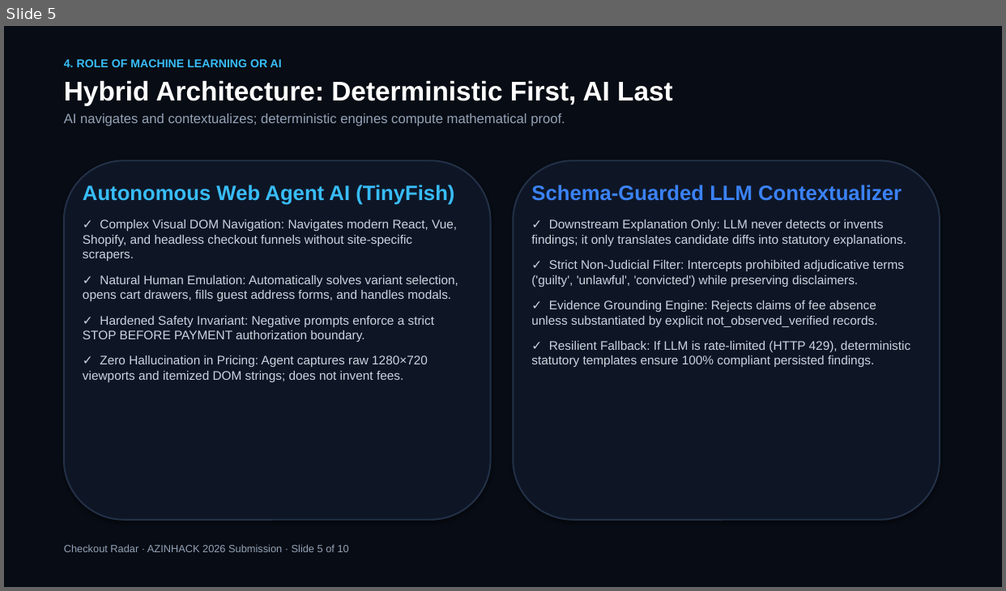
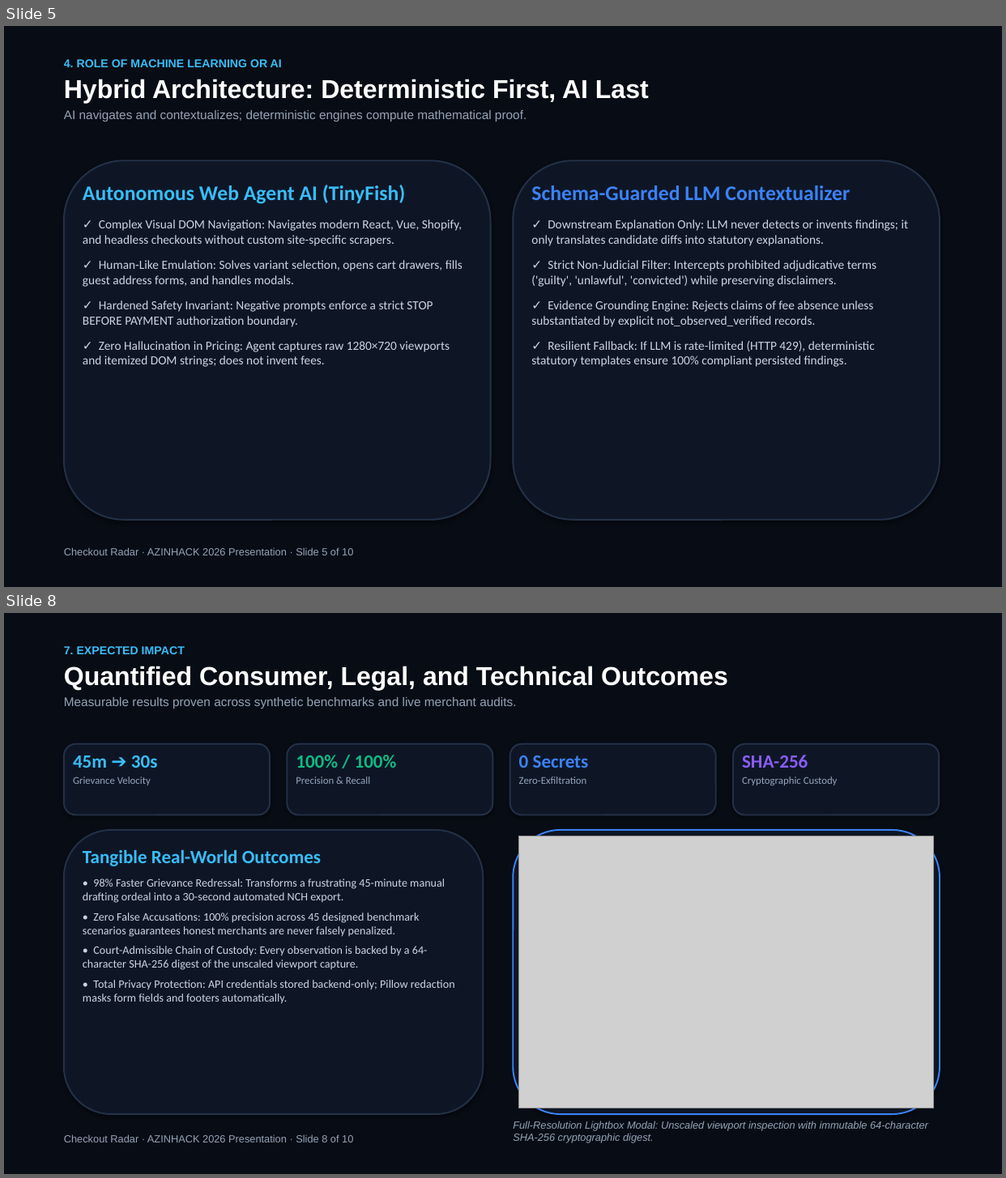
Before and after one commit to patchyevolve/CheckOutRadar, a slide deck: docs/pitch/Checkout_Radar_AZINHACK_2026.pptx. Shown one above the other, each under a label of ours: slide 5 before the commit, slides 5 and 8 after it; the slides between them are not shown. The pictures are 1006x591 and 1006x1178 pixels, drawn with LibreOffice and Linux fonts; fonts in the diff are those of the drawing; grey boxes stand for pictures. Boxes give left, top, right and bottom in pixels: in the first picture for what was removed or moved away, otherwise in the second. Text is boxed around its words. In the diff, an @@ line names an element or a change of style, - is before the commit and + after.

Commit message:
docs(pitch): upgrade pitch presentation with rich visual layout, embedded UI screenshots, and presentation runbook

```diff
--- a/docs/pitch/Checkout_Radar_AZINHACK_2026.pptx
+++ b/docs/pitch/Checkout_Radar_AZINHACK_2026.pptx
@@ slide 8 added at (4, 613, 1002, 1174), background #FFFFFF @@
@@ rectangle added at (4, 613, 1002, 1174), fill #080C14 @@
@@ text added at (64, 646, 728, 709), 12 pt, text #94A3B8 @@
+7. EXPECTED IMPACT
+Quantified Consumer, Legal, and Technical Outcomes
+Measurable results proven across synthetic benchmarks and live merchant audits.
@@ rounded rectangle added at (64, 744, 270, 815), fill #0E1626, outline #233148 1.5 pt @@
@@ text added at (73, 756, 158, 786), 10 pt, text #94A3B8 @@
+45m ➔ 30s
+Grievance Velocity
@@ rounded rectangle added at (287, 744, 493, 815), fill #0E1626, outline #233148 1.5 pt @@
@@ text added at (296, 755, 397, 784), 10 pt, text #94A3B8 @@
+100% / 100%
+Precision & Recall
@@ rounded rectangle added at (510, 744, 716, 815), fill #0E1626, outline #233148 1.5 pt @@
@@ text added at (519, 756, 589, 784), 10 pt, text #94A3B8 @@
+0 Secrets
+Zero-Exfiltration
@@ rounded rectangle added at (733, 744, 939, 815), fill #0E1626, outline #233148 1.5 pt @@
@@ text added at (742, 755, 837, 786), 10 pt, text #94A3B8 @@
+SHA-256
+Cryptographic Custody
@@ rounded rectangle added at (64, 830, 484, 1114), fill #0E1626, outline #233148 1.5 pt @@
@@ rounded rectangle added at (513, 830, 940, 1114), fill #0E1626, outline #3B82F6 1.5 pt @@
@@ text added at (83, 850, 455, 1004), 11 pt, text #CBD5E1 @@
+Tangible Real-World Outcomes
+• 98% Faster Grievance Redressal: Transforms a frustrating 45-minute manual drafting ordeal into a 30-second automated NCH export.
+• Zero False Accusations: 100% precision across 45 designed benchmark scenarios guarantees honest merchants are never falsely penalized.
+• Court-Admissible Chain of Custody: Every observation is backed by a 64-character SHA-256 digest of the unscaled viewport capture.
+• Total Privacy Protection: API credentials stored backend-only; Pillow redaction masks form fields and footers automatically.
@@ picture added at (519, 836, 934, 1109) @@
@@ text added at (513, 1121, 928, 1144), 10 pt, text #94A3B8, italic @@
+Full-Resolution Lightbox Modal: Unscaled viewport inspection with immutable 64-character SHA-256 cryptographic digest.
@@ text added at (64, 1135, 353, 1143), 10 pt, text #94A3B8 @@
+Checkout Radar · AZINHACK 2026 Presentation · Slide 8 of 10
@@ slide 5 changed as well @@
@@ text "4. ROLE OF MACHINE LEARNING ..." at (64, 59, 649, 122): size 26 to 25 pt in "Hybrid Architecture: Deterministic First, AI Last"; size 13 to 12 pt in "AI navigates and contextualizes; deterministic engines compu ..."; less space between paragraphs @@
@@ text at (83, 185, 450, 367): font Arial to Calibri in "Autonomous Web Agent AI (TinyFish)", "✓ Hardened Safety Invariant: Negative prompts enforce ...", "✓ Zero Hallucination in Pricing: Agent captures ..." @@
@@ text "Schema-Guarded LLM Contextualizer" at (531, 186, 909, 367): font Arial to Calibri @@
@@ text at (83, 220, 462, 287): text changed; font Arial to Calibri @@
-✓ Complex Visual DOM Navigation: Navigates modern React, Vue, Shopify, and headless checkout funnels without site-specific scrapers.
-✓ Natural Human Emulation: Automatically solves variant selection, opens cart drawers, fills guest address forms, and handles modals.
+✓ Complex Visual DOM Navigation: Navigates modern React, Vue, Shopify, and headless checkouts without custom site-specific scrapers.
+✓ Human-Like Emulation: Solves variant selection, opens cart drawers, fills guest address forms, and handles modals.
@@ text at (64, 548, 353, 556): text changed @@
-Checkout Radar · AZINHACK 2026 Submission · Slide 5 of 10
+Checkout Radar · AZINHACK 2026 Presentation · Slide 5 of 10
```
Also in this commit, not shown: 8 other slides changed, 1 slide removed, 13 other files.
